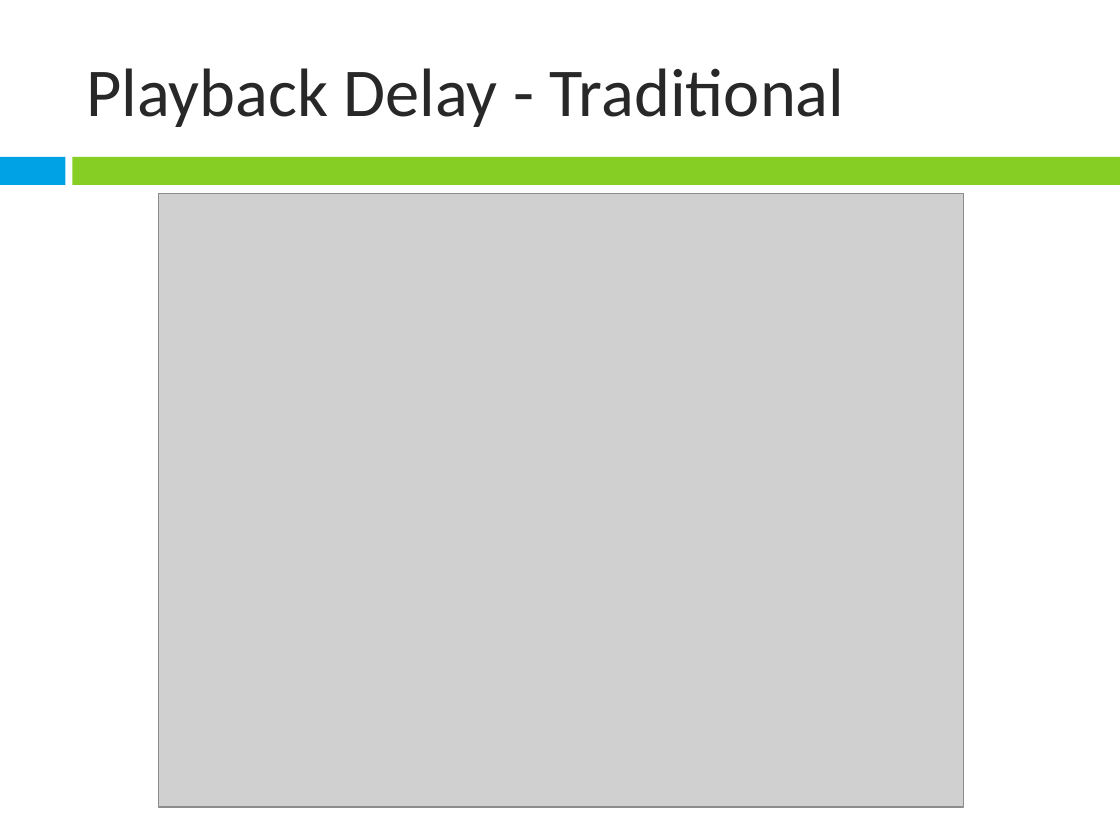
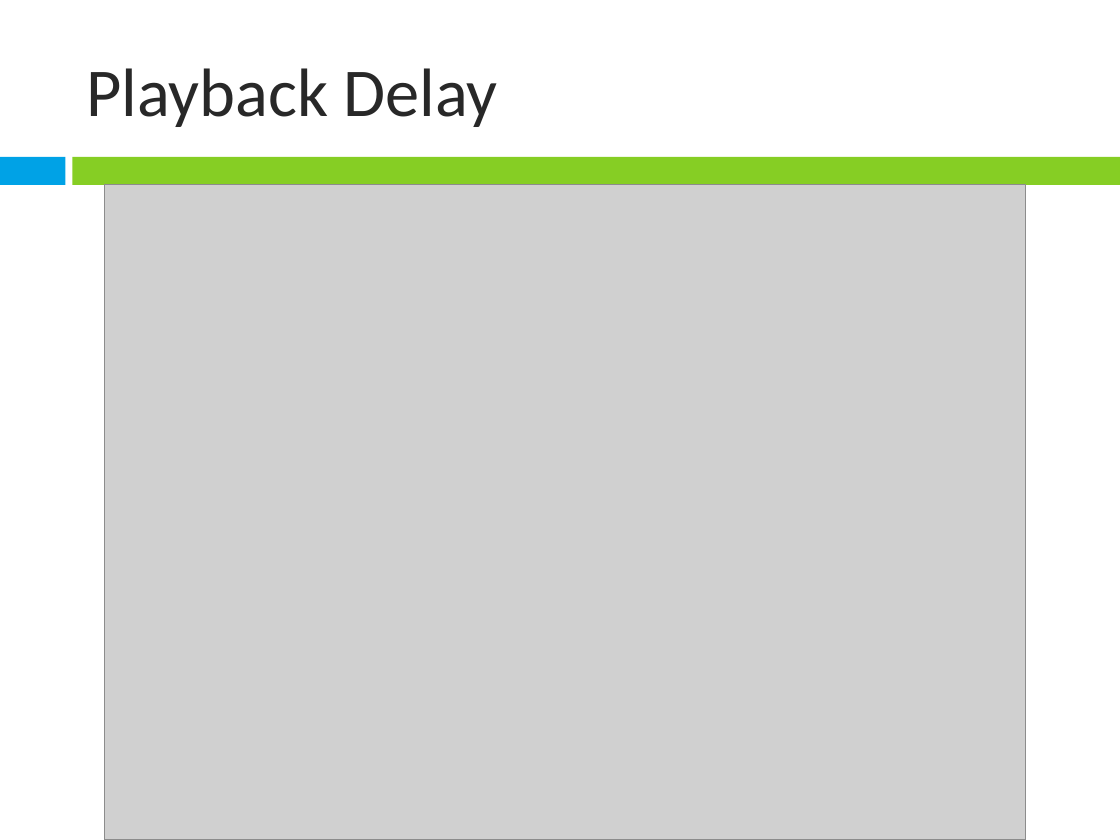
Before and after one commit to janeriongcol/ndsg-chupacabra, a slide deck: slide 71 of Presentations/Mock Presentation.pptx (slide 72 before the commit). Drawn at 1120x840 pixels with LibreOffice and Linux fonts; fonts in the diff are those of the drawing; grey boxes stand for pictures. Boxes give left, top, right and bottom in pixels: in the first picture for what was removed or moved away, otherwise in the second. Text is boxed around its words. In the diff, an @@ line names an element or a change of style, - is before the commit and + after.

```diff
--- a/Presentations/Mock Presentation.pptx
+++ b/Presentations/Mock Presentation.pptx
@@ title at [86, 68, 498, 127]: text changed @@
-Playback Delay - Traditional
+Playback Delay
@@ picture: place and size @@
-picture at [158, 194, 963, 808]
+picture at [105, 185, 1026, 840]
```
Also in this commit, not shown: 16 other slides changed, 1 slide added, 3 slides removed.
